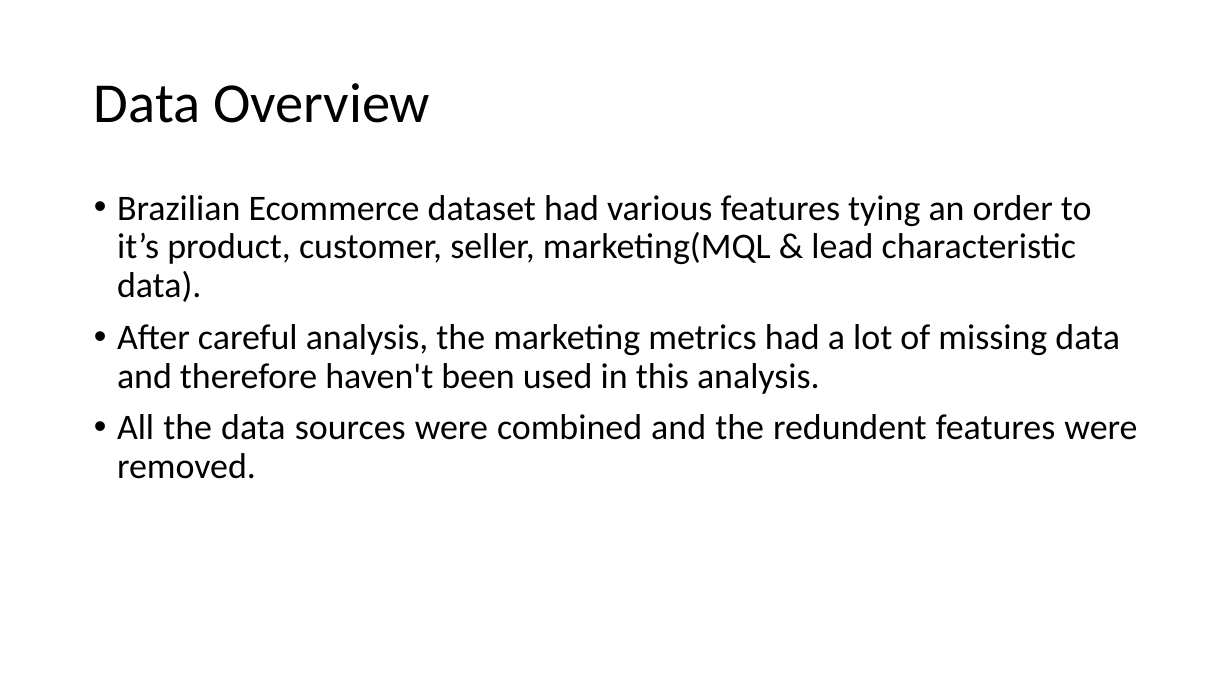
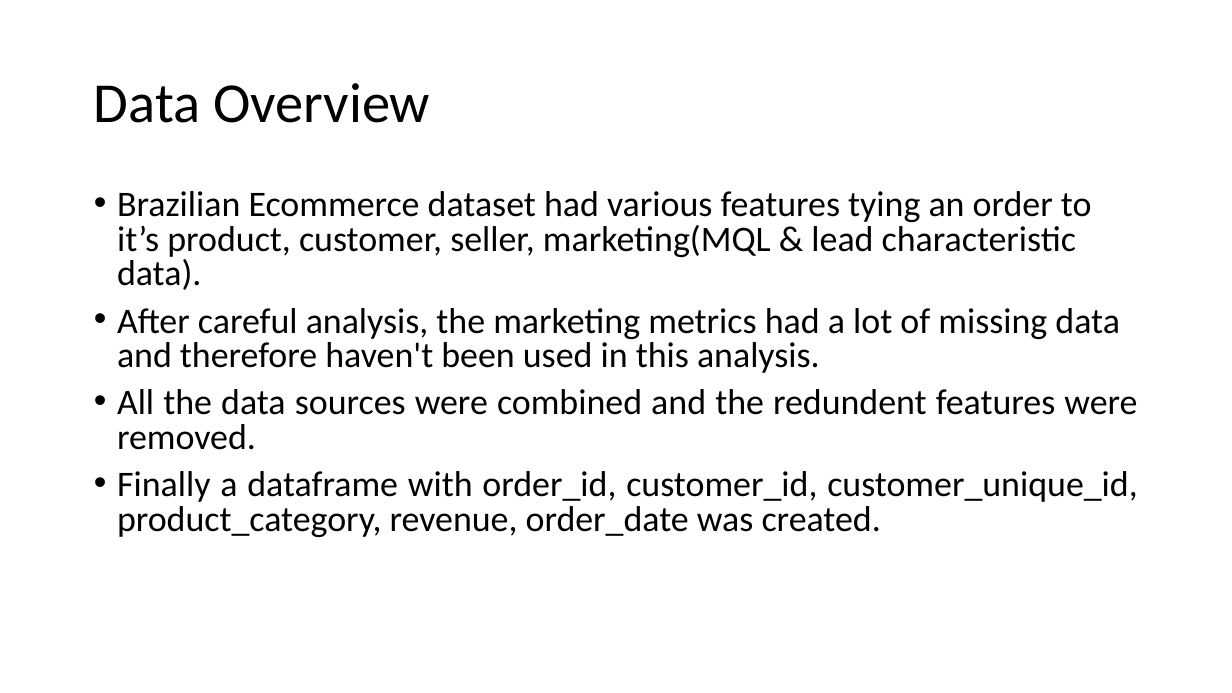
Before and after one commit to saigurram/Customer-Lifetime-Value-Prediction, a slide deck: slide 2 of Customer_Lifetimevalue_Prediction.pptx. Drawn at 1232x693 pixels with LibreOffice and Linux fonts; fonts in the diff are those of the drawing. Boxes give left, top, right and bottom in pixels: in the first picture for what was removed or moved away, otherwise in the second. Text is boxed around its words. In the diff, an @@ line names an element or a change of style, - is before the commit and + after.

```diff
--- a/Customer_Lifetimevalue_Prediction.pptx
+++ b/Customer_Lifetimevalue_Prediction.pptx
@@ text at <box>117,191,1137,450</box>: line spacing 0.9 to 0.8 @@
@@ text at <box>117,471,1137,537</box>: paragraph added @@
+• Finally a dataframe with order_id, customer_id, customer_unique_id, product_category, revenue, order_date was created.
```
Also in this commit, not shown: 9 other slides changed, 4 slides added, 2 slides removed.
